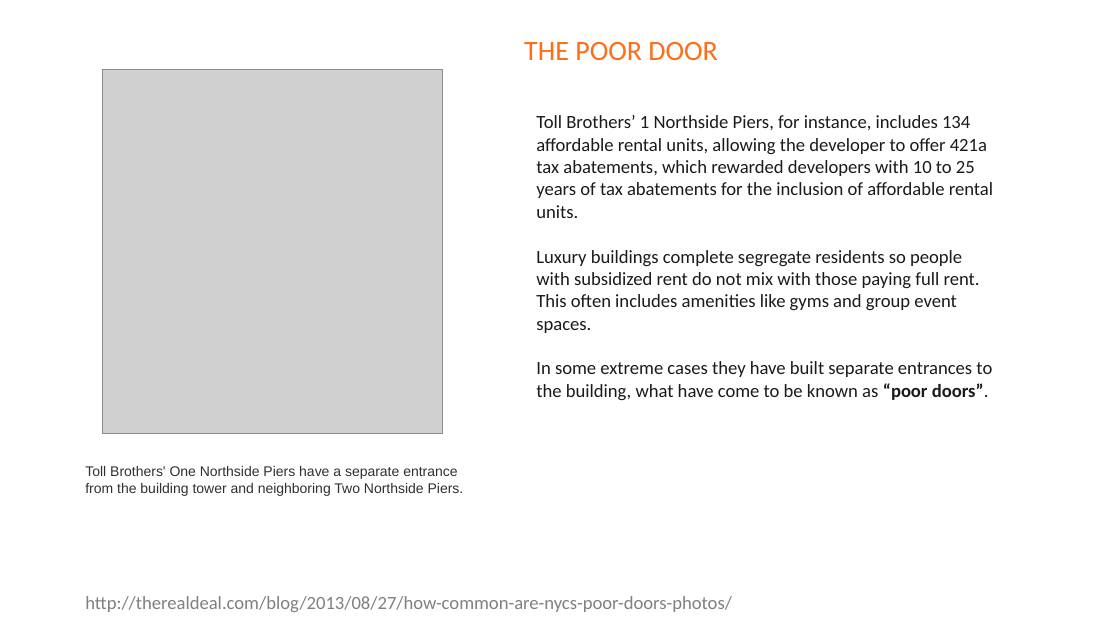
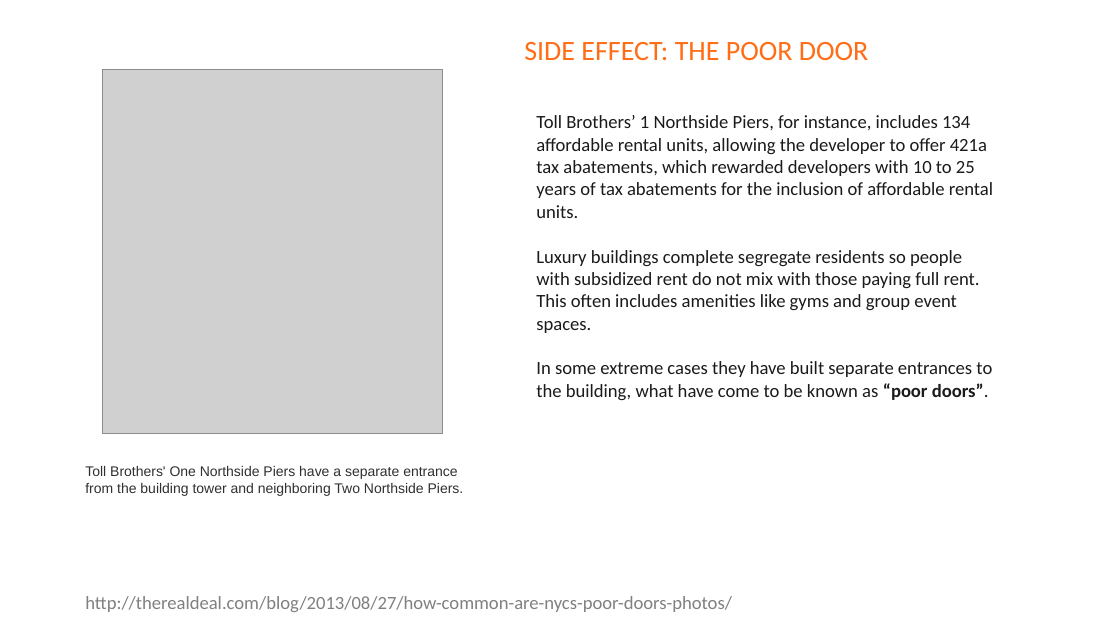
Before and after one commit to DS4PS/cpp-528-spr-2020, a slide deck: slide 11 of lectures/NMTC-and-LIHTC-overview.pptx (slide 18 before the commit). Drawn at 1120x630 pixels with LibreOffice and Linux fonts; fonts in the diff are those of the drawing; grey boxes stand for pictures. Boxes give left, top, right and bottom in pixels: in the first picture for what was removed or moved away, otherwise in the second. Text is boxed around its words. In the diff, an @@ line names an element or a change of style, - is before the commit and + after.

```diff
--- a/lectures/NMTC-and-LIHTC-overview.pptx
+++ b/lectures/NMTC-and-LIHTC-overview.pptx
@@ text at (x1=524, y1=42, x2=868, y2=60): text changed @@
-THE POOR DOOR
+SIDE EFFECT: THE POOR DOOR
```
Also in this commit, not shown: 2 other slides changed, 1 other file.
